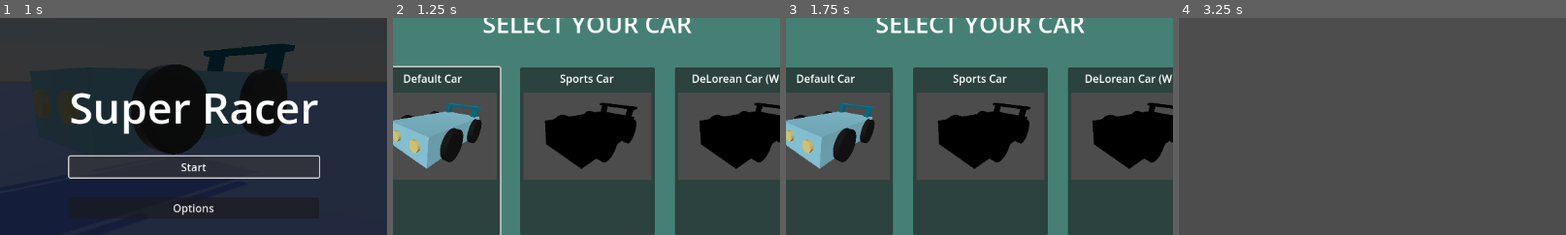
Above: before the commit, frames 1-4 (left to right).
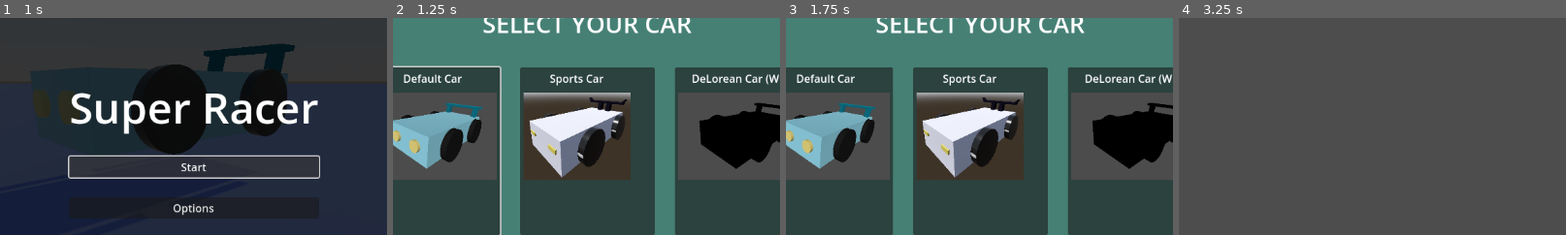
Above: after the commit, the same moments.

Repository: SirWadles/Super-Racer
Game: Godot game, scene res://scenes/main_menu.tscn
Same seed, same stepped clock (60 frames per second), same inputs: the game is played once before the commit and once after it. Sound files missing from this copy of the repository are replaced by a short silence.
Inputs (mouse positions are % of the whole screen's width and height, from its top left):
- Up to frame 1 (1 s): click "Start" at 0.5 s
- Up to frame 2 (1.25 s): no input
- Up to frame 3 (1.75 s): click "Back" at 1.25 s
- Up to frame 4 (3.25 s): click "Start" at 2 s; tap Enter at 2.75 s; move the mouse to (72, 45) at 2.77 s; hold D (steer_right) from 2.78 s (still down); hold Ctrl (boost) from 2.78 s (still down)
The pictures show only the part of the screen within x 25-75%, y 15-65%; the shares and areas given below are measured in that part.

Frame 1 is identical in both runs. In frame 2, 12% of the frame differs, in the area x 33-67%, y 25-75%; in frame 3, 12%; in frame 4, nothing differs.

Commit message:
Map (WIP)
Making a new map as the other one is bad. Currently in the process of making collision for the track. May make a tutorial track later.

Diff:
--- a/scenes/main_menu.tscn
+++ b/scenes/main_menu.tscn
@@ -1,7 +1,7 @@
 [gd_scene load_steps=10 format=3 uid="uid://6dl0hdr7ldv6"]
 
 [ext_resource type="Script" uid="uid://dfi1enuvp4pji" path="res://scripts/main_menu.gd" id="1_l6cm7"]
-[ext_resource type="Texture2D" uid="uid://j0kdbgiu0cqf" path="res://misc/temp_background.PNG" id="2_8ln24"]
+[ext_resource type="Texture2D" uid="uid://j0kdbgiu0cqf" path="res://misc/temp_background.png" id="2_8ln24"]
 [ext_resource type="AudioStream" uid="uid://dmy3d1uuggsew" path="res://sound/diamond_touch_01.wav" id="2_bqqt6"]
 [ext_resource type="AudioStream" uid="uid://c6rc70nskjep5" path="res://sound/machine love arr. orchestra, op. 17 no. 3 - estreller.mp3" id="2_wu84c"]
 [ext_resource type="AudioStream" uid="uid://vic2a1y24ax2" path="res://sound/diamond_return_01.wav" id="3_wu84c"]
--- a/scenes/map.tscn
+++ b/scenes/map.tscn
@@ -1,5 +1,6 @@
-[gd_scene load_steps=16 format=3 uid="uid://fwfov6mybqce"]
-
+[gd_scene load_steps=17 format=3 uid="uid://fwfov6mybqce"]
+
+[ext_resource type="Script" uid="uid://4ca6esi5u5nr" path="res://scripts/main.gd" id="1_be0no"]
 [ext_resource type="ArrayMesh" uid="uid://b0umljfj7x5ok" path="res://assets/RaceStuff/FSP Hex Racetrack/Prop_Raceline_Straight.obj" id="2_be0no"]
 [ext_resource type="ArrayMesh" uid="uid://dhqckpyhexvir" path="res://assets/RaceStuff/FSP Hex Racetrack/Track_Flat_Straight.obj" id="2_paxxb"]
 [ext_resource type="ArrayMesh" uid="uid://dx7qtd86j1vcn" path="res://assets/RaceStuff/FSP Hex Racetrack/Prop_Raceline_Curve_Sharp_Outer.obj" id="3_blm8a"]
@@ -36,6 +37,7 @@
 [sub_resource type="CylinderMesh" id="CylinderMesh_4xfga"]
 
 [node name="Map" type="Node3D"]
+script = ExtResource("1_be0no")
 
 [node name="DirectionalLight3D" type="DirectionalLight3D" parent="."]
 transform = Transform3D(1, 0, 0, 0, 0.707107, 0.707107, 0, -0.707107, 0.707107, 0, 7.61001, 33.998)
@@ -57,132 +59,292 @@
 shape = SubResource("BoxShape3D_gldc4")
 
 [node name="Track" type="Node3D" parent="."]
+transform = Transform3D(-1, 0, -8.74228e-08, 0, 1, 0, 8.74228e-08, 0, -1, -3.40949e-06, 0, -39)
 
 [node name="Collision" type="Node3D" parent="Track"]
 
 [node name="PropRacelineStraight" type="MeshInstance3D" parent="Track/Collision"]
-transform = Transform3D(-1.74846e-06, 0, -40, 0, 40, 0, 40, 0, -1.74846e-06, 0.06, 0.123, -38.829)
+transform = Transform3D(-1.74846e-06, 0, -40, 0, 40, 0, 40, 0, -1.74846e-06, 0.06, 0, -38.829)
 mesh = ExtResource("2_be0no")
 skeleton = NodePath("../..")
 
 [node name="PropRacelineStraight2" type="MeshInstance3D" parent="Track/Collision"]
-transform = Transform3D(-1.74846e-06, 0, -40, 0, 40, 0, 40, 0, -1.74846e-06, -17.651, 0.122943, -38.8295)
+transform = Transform3D(-1.74846e-06, 0, -40, 0, 40, 0, 40, 0, -1.74846e-06, -17.651, 0, -38.8295)
 mesh = ExtResource("2_be0no")
 skeleton = NodePath("../..")
 
 [node name="PropRacelineStraight3" type="MeshInstance3D" parent="Track/Collision"]
-transform = Transform3D(-1.74846e-06, 0, -40, 0, 40, 0, 40, 0, -1.74846e-06, 0.06, 0.123, 0.0483932)
+transform = Transform3D(-1.74846e-06, 0, -40, 0, 40, 0, 40, 0, -1.74846e-06, 0.06, 0, 0.0483932)
 mesh = ExtResource("2_be0no")
 skeleton = NodePath("../..")
 
 [node name="PropRacelineStraight4" type="MeshInstance3D" parent="Track/Collision"]
-transform = Transform3D(-1.74846e-06, 0, -40, 0, 40, 0, 40, 0, -1.74846e-06, -17.651, 0.122943, 0.0479012)
+transform = Transform3D(-1.74846e-06, 0, -40, 0, 40, 0, 40, 0, -1.74846e-06, -17.651, 0, 0.0479012)
 mesh = ExtResource("2_be0no")
 skeleton = NodePath("../..")
 
 [node name="PropRacelineStraight5" type="MeshInstance3D" parent="Track/Collision"]
-transform = Transform3D(-1.74846e-06, 0, -40, 0, 40, 0, 40, 0, -1.74846e-06, 0.06, 0.123, 40.0484)
+transform = Transform3D(-1.74846e-06, 0, -40, 0, 40, 0, 40, 0, -1.74846e-06, 0.06, 0, 40.0484)
 mesh = ExtResource("2_be0no")
 skeleton = NodePath("../..")
 
 [node name="PropRacelineStraight6" type="MeshInstance3D" parent="Track/Collision"]
-transform = Transform3D(-1.74846e-06, 0, -40, 0, 40, 0, 40, 0, -1.74846e-06, -17.651, 0.122943, 40.0479)
+transform = Transform3D(-1.74846e-06, 0, -40, 0, 40, 0, 40, 0, -1.74846e-06, -17.651, 0, 40.0479)
 mesh = ExtResource("2_be0no")
 skeleton = NodePath("../..")
 
 [node name="PropRacelineCurveSharpOuter" type="MeshInstance3D" parent="Track/Collision"]
-transform = Transform3D(-33.4, 0, -22.0099, 0, 40, 0, 22.0099, 0, -33.4, 0.134046, 1.0562, 80.7595)
+transform = Transform3D(-34.174, 0, -20.7879, 0, 40, 0, 20.7879, 0, -34.174, 0.866176, 0, 80.2537)
 mesh = ExtResource("3_blm8a")
 skeleton = NodePath("../../..")
 
 [node name="PropRacelineCurveSharpInner" type="MeshInstance3D" parent="Track/Collision"]
-transform = Transform3D(-34.641, 0, -20, 0, 40, 0, 20, 0, -34.641, -0.00532447, 0.5, 80.9945)
+transform = Transform3D(-34.641, 0, -20, 0, 40, 0, 20, 0, -34.641, -0.00532447, 0, 80.9945)
 mesh = ExtResource("4_mlgqr")
 skeleton = NodePath("../../..")
 
-[node name="TrackFlatStraight" type="MeshInstance3D" parent="Track"]
+[node name="PropRacelineStraight7" type="MeshInstance3D" parent="Track/Collision"]
+transform = Transform3D(-1.74846e-06, 0, -40, 0, 40, 0, 40, 0, -1.74846e-06, 0.0600017, 0, -78.829)
+mesh = ExtResource("2_be0no")
+skeleton = NodePath("../..")
+
+[node name="PropRacelineStraight8" type="MeshInstance3D" parent="Track/Collision"]
+transform = Transform3D(-1.74846e-06, 0, -40, 0, 40, 0, 40, 0, -1.74846e-06, -17.651, 0, -78.8295)
+mesh = ExtResource("2_be0no")
+skeleton = NodePath("../..")
+
+[node name="PropRacelineCurveSharpInner2" type="MeshInstance3D" parent="Track/Collision"]
+transform = Transform3D(34.641, 0, 20, 0, 40, 0, -20, 0, 34.641, 35.012, 0, 59.944)
+mesh = ExtResource("4_mlgqr")
+skeleton = NodePath("../../../..")
+
+[node name="PropRacelineCurveSharpInner3" type="MeshInstance3D" parent="Track/Collision"]
+transform = Transform3D(-37.2075, 0, -14.6834, 0, 40, 0, 14.6834, 0, -37.2075, 31.609, 0, 98.7445)
+mesh = ExtResource("4_mlgqr")
+skeleton = NodePath("../../../..")
+
+[node name="PropRacelineCurveSharpOuter2" type="MeshInstance3D" parent="Track/Collision"]
+transform = Transform3D(-34.174, 0, -20.7879, 0, 40, 0, 20.7879, 0, -34.174, 35.5035, 0, 100.348)
+mesh = ExtResource("3_blm8a")
+skeleton = NodePath("../../..")
+
+[node name="PropRacelineCurveSharpOuter3" type="MeshInstance3D" parent="Track/Collision"]
+transform = Transform3D(34.174, 0, 20.7879, 0, 40, 0, -20.7879, 0, 34.174, 34.2094, 0, 60.5682)
+mesh = ExtResource("3_blm8a")
+skeleton = NodePath("../../..")
+
+[node name="PropRacelineStraight9" type="MeshInstance3D" parent="Track/Collision"]
+transform = Transform3D(34.641, 0, 20, 0, 40, 0, -20, 0, 34.641, 78.316, 0.0999146, 95.4369)
+mesh = ExtResource("2_be0no")
+
+[node name="PropRacelineStraight10" type="MeshInstance3D" parent="Track/Collision"]
+transform = Transform3D(34.641, 0, 20, 0, 40, 0, -20, 0, 34.641, 69.3585, 0.0999146, 80.8007)
+mesh = ExtResource("2_be0no")
+
+[node name="PropRacelineStraight11" type="MeshInstance3D" parent="Track/Collision"]
+transform = Transform3D(34.641, 0, 20, 0, 40, 0, -20, 0, 34.641, 112.957, 0.0999146, 75.4369)
+mesh = ExtResource("2_be0no")
+
+[node name="PropRacelineStraight12" type="MeshInstance3D" parent="Track/Collision"]
+transform = Transform3D(34.641, 0, 20, 0, 40, 0, -20, 0, 34.641, 103.999, 0.0999146, 60.8007)
+mesh = ExtResource("2_be0no")
+
+[node name="PropRacelineCurveSharpOuter4" type="MeshInstance3D" parent="Track/Collision"]
+transform = Transform3D(34.641, 0, -20, 0, 40, 0, 20, 0, 34.641, 137.9, 0, 40.7303)
+mesh = ExtResource("3_blm8a")
+skeleton = NodePath("../../..")
+
+[node name="PropRacelineCurveSharpInner4" type="MeshInstance3D" parent="Track/Collision"]
+transform = Transform3D(34.641, 0, -20, 0, 40, 0, 20, 0, 34.641, 138.494, 0, 40.7923)
+mesh = ExtResource("4_mlgqr")
+skeleton = NodePath("../../..")
+
+[node name="Map" type="Node3D" parent="Track"]
+
+[node name="TrackFlatStraight" type="MeshInstance3D" parent="Track/Map"]
 transform = Transform3D(-1.74846e-06, 0, -40, 0, 40, 0, 40, 0, -1.74846e-06, 0.049, 0, -39.335)
 mesh = ExtResource("2_paxxb")
-skeleton = NodePath("../..")
-
-[node name="TrackFlatStraight2" type="MeshInstance3D" parent="Track"]
+skeleton = NodePath("../../..")
+
+[node name="TrackFlatStraight2" type="MeshInstance3D" parent="Track/Map"]
 transform = Transform3D(-1.74846e-06, 0, -40, 0, 40, 0, 40, 0, -1.74846e-06, 0.049, 0, 0.665)
 mesh = ExtResource("2_paxxb")
-skeleton = NodePath("../..")
-
-[node name="TrackFlatStraight3" type="MeshInstance3D" parent="Track"]
+skeleton = NodePath("../../..")
+
+[node name="TrackFlatStraight3" type="MeshInstance3D" parent="Track/Map"]
 transform = Transform3D(-1.74846e-06, 0, -40, 0, 40, 0, 40, 0, -1.74846e-06, 0.049, 0, 40.665)
 mesh = ExtResource("2_paxxb")
-skeleton = NodePath("../..")
-
-[node name="TrackFlatCurveSharp" type="MeshInstance3D" parent="Track"]
+skeleton = NodePath("../../..")
+
+[node name="TrackFlatCurveSharp" type="MeshInstance3D" parent="Track/Map"]
 transform = Transform3D(-34.641, 0, -20, 0, 40, 0, 20, 0, -34.641, 0.048999, 0, 80.5538)
 mesh = ExtResource("3_gldc4")
-skeleton = NodePath("../..")
-
-[node name="TrackFlatCurveSharp2" type="MeshInstance3D" parent="Track"]
+skeleton = NodePath("../../..")
+
+[node name="TrackFlatCurveSharp2" type="MeshInstance3D" parent="Track/Map"]
 transform = Transform3D(34.641, 0, 20, 0, 40, 0, -20, 0, 34.641, 34.6295, 0, 60.5887)
 mesh = ExtResource("3_gldc4")
-skeleton = NodePath("../..")
-
-[node name="TrackFlatCurveSharp3" type="MeshInstance3D" parent="Track"]
+skeleton = NodePath("../../..")
+
+[node name="TrackFlatCurveSharp3" type="MeshInstance3D" parent="Track/Map"]
 transform = Transform3D(-34.641, 0, -20, 0, 40, 0, 20, 0, -34.641, 34.674, 0, 100.485)
 mesh = ExtResource("3_gldc4")
-skeleton = NodePath("../..")
-
-[node name="TrackFlatStraight4" type="MeshInstance3D" parent="Track"]
+skeleton = NodePath("../../..")
+
+[node name="TrackFlatStraight4" type="MeshInstance3D" parent="Track/Map"]
 transform = Transform3D(34.641, 0, 20, 0, 40, 0, -20, 0, 34.641, 69.326, 0, 80.4922)
 mesh = ExtResource("2_paxxb")
-
-[node name="TrackFlatStraight5" type="MeshInstance3D" parent="Track"]
+skeleton = NodePath("../..")
+
+[node name="TrackFlatStraight5" type="MeshInstance3D" parent="Track/Map"]
 transform = Transform3D(34.641, 0, 20, 0, 40, 0, -20, 0, 34.641, 103.907, 0, 60.5267)
 mesh = ExtResource("2_paxxb")
-
-[node name="TrackFlatCurveSharp4" type="MeshInstance3D" parent="Track"]
+skeleton = NodePath("../..")
+
+[node name="TrackFlatCurveSharp4" type="MeshInstance3D" parent="Track/Map"]
 transform = Transform3D(34.641, 0, -20, 0, 40, 0, 20, 0, 34.641, 138.387, 0, 40.5598)
 mesh = ExtResource("3_gldc4")
-
-[node name="TrackBridgeRamp" type="MeshInstance3D" parent="Track"]
+skeleton = NodePath("../..")
+
+[node name="TrackBridgeRamp" type="MeshInstance3D" parent="Track/Map"]
 transform = Transform3D(-34.641, 0, 20, 0, 40, 0, -20, 0, -34.641, 103.98, 0, 20.75)
 mesh = ExtResource("7_wslke")
-
-[node name="TrackBridge" type="MeshInstance3D" parent="Track"]
+skeleton = NodePath("../..")
+
+[node name="TrackBridge" type="MeshInstance3D" parent="Track/Map"]
 transform = Transform3D(-34.641, 0, 20, 0, 40, 0, -20, 0, -34.641, 69.3349, 0, 0.731094)
 mesh = ExtResource("8_gw3fx")
-
-[node name="TrackFlatCurveGentle" type="MeshInstance3D" parent="Track"]
+skeleton = NodePath("../..")
+
+[node name="TrackFlatCurveGentle" type="MeshInstance3D" parent="Track/Map"]
 transform = Transform3D(-34.641, 0, 20, 0, 40, 0, -20, 0, -34.641, 34.6711, 9.96073, -19.3117)
 mesh = ExtResource("9_n1psn")
-
-[node name="TrackFlatStraight6" type="MeshInstance3D" parent="Track"]
+skeleton = NodePath("../..")
+
+[node name="TrackFlatStraight6" type="MeshInstance3D" parent="Track/Map"]
 transform = Transform3D(-1.74846e-06, 0, -40, 0, 40, 0, 40, 0, -1.74846e-06, 34.6932, 9.96124, -59.3143)
 mesh = ExtResource("2_paxxb")
-
-[node name="TrackFlatStraight7" type="MeshInstance3D" parent="Track"]
+skeleton = NodePath("../..")
+
+[node name="TrackFlatStraight7" type="MeshInstance3D" parent="Track/Map"]
 transform = Transform3D(-1.74846e-06, 0, -40, 0, 40, 0, 40, 0, -1.74846e-06, 34.6932, 9.96124, -99.1614)
 mesh = ExtResource("2_paxxb")
-
-[node name="TrackFlatCurveGentle2" type="MeshInstance3D" parent="Track"]
+skeleton = NodePath("../..")
+
+[node name="TrackFlatCurveGentle2" type="MeshInstance3D" parent="Track/Map"]
 transform = Transform3D(-1.74846e-06, 0, 40, 0, 40, 0, -40, 0, -1.74846e-06, 34.6906, 9.96073, -139.103)
 mesh = ExtResource("9_n1psn")
-
-[node name="TrackBridgeRamp2" type="MeshInstance3D" parent="Track"]
+skeleton = NodePath("../..")
+
+[node name="TrackBridgeRamp2" type="MeshInstance3D" parent="Track/Map"]
 transform = Transform3D(-34.641, 0, -20, 0, 40, 0, 20, 0, -34.641, 69.1305, 0, -158.992)
 mesh = ExtResource("7_wslke")
-
-[node name="TrackFlatStraight8" type="MeshInstance3D" parent="Track"]
+skeleton = NodePath("../..")
+
+[node name="TrackFlatStraight8" type="MeshInstance3D" parent="Track/Map"]
 transform = Transform3D(34.641, 0, 20, 0, 40, 0, -20, 0, 34.641, 103.711, 0, -179.002)
 mesh = ExtResource("2_paxxb")
-skeleton = NodePath("../..")
-
-[node name="TrackFlatStraight9" type="MeshInstance3D" parent="Track"]
+skeleton = NodePath("../../..")
+
+[node name="TrackFlatStraight9" type="MeshInstance3D" parent="Track/Map"]
 transform = Transform3D(34.641, 0, 20, 0, 40, 0, -20, 0, 34.641, 138.172, 0, -198.765)
 mesh = ExtResource("2_paxxb")
-skeleton = NodePath("../..")
-
-[node name="TrackFlatCurveSharp5" type="MeshInstance3D" parent="Track"]
-transform = Transform3D(34.641, 0, 20, 0, 40, 0, -20, 0, 34.641, 172.715, 0, -218.758)
-mesh = ExtResource("3_gldc4")
+skeleton = NodePath("../../..")
+
+[node name="TrackFlatCurveSharp5" type="MeshInstance3D" parent="Track/Map"]
+transform = Transform3D(34.641, 0, 20, 0, 40, 0, -20, 0, 34.641, 172.732, 0, -218.723)
+mesh = ExtResource("3_gldc4")
+skeleton = NodePath("../..")
+
+[node name="TrackFlatStraight10" type="MeshInstance3D" parent="Track/Map"]
+transform = Transform3D(-1.14441e-05, 0, 40, 0, 40, 0, -40, 0, -1.14441e-05, 172.72, 0, -178.764)
+mesh = ExtResource("2_paxxb")
+skeleton = NodePath("../../..")
+
+[node name="TrackFlatStraight11" type="MeshInstance3D" parent="Track/Map"]
+transform = Transform3D(-1.14441e-05, 0, 40, 0, 40, 0, -40, 0, -1.14441e-05, 172.721, 0, -138.764)
+mesh = ExtResource("2_paxxb")
+skeleton = NodePath("../../..")
+
+[node name="TrackFlatCurveSharp6" type="MeshInstance3D" parent="Track/Map"]
+transform = Transform3D(-1.74846e-06, 0, -40, 0, 40, 0, 40, 0, -1.74846e-06, 172.729, 0, -99.0838)
+mesh = ExtResource("3_gldc4")
+skeleton = NodePath("../../..")
+
+[node name="TrackFlatCurveSharp7" type="MeshInstance3D" parent="Track/Map"]
+transform = Transform3D(5.24537e-06, 0, 40, 0, 40, 0, -40, 0, 5.24537e-06, 103.597, 0, -99.1884)
+mesh = ExtResource("3_gldc4")
+skeleton = NodePath("../../..")
+
+[node name="TrackFlatCurveSharp8" type="MeshInstance3D" parent="Track/Map"]
+transform = Transform3D(-1.74846e-06, 0, -40, 0, 40, 0, 40, 0, -1.74846e-06, 138.181, 0, -79.2447)
+mesh = ExtResource("3_gldc4")
+skeleton = NodePath("../../..")
+
+[node name="TrackFlatCurveSharp9" type="MeshInstance3D" parent="Track/Map"]
+transform = Transform3D(5.24537e-06, 0, 40, 0, 40, 0, -40, 0, 5.24537e-06, 138.15, 0, -119.073)
+mesh = ExtResource("3_gldc4")
+skeleton = NodePath("../../..")
+
+[node name="TrackFlatStraight12" type="MeshInstance3D" parent="Track/Map"]
+transform = Transform3D(-1.75612e-06, 0, -40, 0, 40, 0, 40.1753, 0, -1.74846e-06, 103.649, 0, -59.2247)
+mesh = ExtResource("2_paxxb")
+skeleton = NodePath("../..")
+
+[node name="TrackFlatCurveGentle3" type="MeshInstance3D" parent="Track/Map"]
+transform = Transform3D(-1.74846e-06, 0, -40, 0, 40, 0, 40, 0, -1.74846e-06, 103.616, 0, -19.1523)
+mesh = ExtResource("9_n1psn")
+skeleton = NodePath("../..")
+
+[node name="TrackFlatCurveSharp10" type="MeshInstance3D" parent="Track/Map"]
+transform = Transform3D(-34.641, 0, -20, 0, 40, 0, 20, 0, -34.641, 69.0182, 0, 0.833858)
+mesh = ExtResource("3_gldc4")
+skeleton = NodePath("../..")
+
+[node name="TrackFlatStraight13" type="MeshInstance3D" parent="Track/Map"]
+transform = Transform3D(-1.74846e-06, 0, -40, 0, 40, 0, 40, 0, -1.74846e-06, 69.1291, 0, -39.0248)
+mesh = ExtResource("2_paxxb")
+skeleton = NodePath("../..")
+
+[node name="TrackFlatStraight14" type="MeshInstance3D" parent="Track/Map"]
+transform = Transform3D(-1.74846e-06, 0, -40, 0, 40, 0, 40, 0, -1.74846e-06, 69.1291, 0, -79.0248)
+mesh = ExtResource("2_paxxb")
+skeleton = NodePath("../..")
+
+[node name="TrackFlatCurveSharp11" type="MeshInstance3D" parent="Track/Map"]
+transform = Transform3D(34.641, 0, 20, 0, 40, 0, -20, 0, 34.641, 69.1539, 0, -118.937)
+mesh = ExtResource("3_gldc4")
+skeleton = NodePath("../..")
+
+[node name="TrackFlatCurveSharp12" type="MeshInstance3D" parent="Track/Map"]
+transform = Transform3D(-34.641, 0, -20, 0, 40, 0, 20, 0, -34.641, 34.5129, 0, -98.9371)
+mesh = ExtResource("3_gldc4")
+skeleton = NodePath("../..")
+
+[node name="TrackFlatCurveGentle4" type="MeshInstance3D" parent="Track/Map"]
+transform = Transform3D(34.641, 0, -20, 0, 40, 0, 20, 0, 34.641, 34.5561, 0, -138.826)
+mesh = ExtResource("9_n1psn")
+skeleton = NodePath("../../..")
+
+[node name="TrackFlatCurveGentle5" type="MeshInstance3D" parent="Track/Map"]
+transform = Transform3D(34.641, 0, 20, 0, 40, 0, -20, 0, 34.641, -0.0849228, 0, -158.826)
+mesh = ExtResource("9_n1psn")
+skeleton = NodePath("../../..")
+
+[node name="TrackFlatCurveSharp13" type="MeshInstance3D" parent="Track/Map"]
+transform = Transform3D(-34.641, 0, 20, 0, 40, 0, -20, 0, -34.641, -34.5448, 0, -138.944)
+mesh = ExtResource("3_gldc4")
+skeleton = NodePath("../..")
+
+[node name="TrackFlatCurveGentle6" type="MeshInstance3D" parent="Track/Map"]
+transform = Transform3D(34.641, 0, -20, 0, 40, 0, 20, 0, 34.641, 0.0963773, 0, -118.918)
+mesh = ExtResource("9_n1psn")
+skeleton = NodePath("../../..")
+
+[node name="TrackFlatStraight15" type="MeshInstance3D" parent="Track/Map"]
+transform = Transform3D(-1.74846e-06, 0, -40, 0, 40, 0, 40, 0, -1.74846e-06, 0.0912719, 0, -79.0672)
+mesh = ExtResource("2_paxxb")
+skeleton = NodePath("../..")
 
 [node name="Guage" type="MeshInstance3D" parent="."]
 transform = Transform3D(1, 0, 0, 0, 1, 0, 0, 0, 1, -0.0246196, 12.7168, -39.265)
--- a/scripts/car_selection.gd
+++ b/scripts/car_selection.gd
@@ -24,7 +24,7 @@
 	{
 		"name": "Sports Car",
 		"scene": "res://scenes/sports_car.tscn",
-		"texture": "res://assets/car_teaser.png"
+		"texture": "res://assets/sport_car.png"
 	},
 	{
 		"name": "DeLorean Car (WIP)",
Binary file added: assets/sport_car.png
Not shown, changed: assets/sport_car.png.import
Not shown, changed: export_presets.cfg
